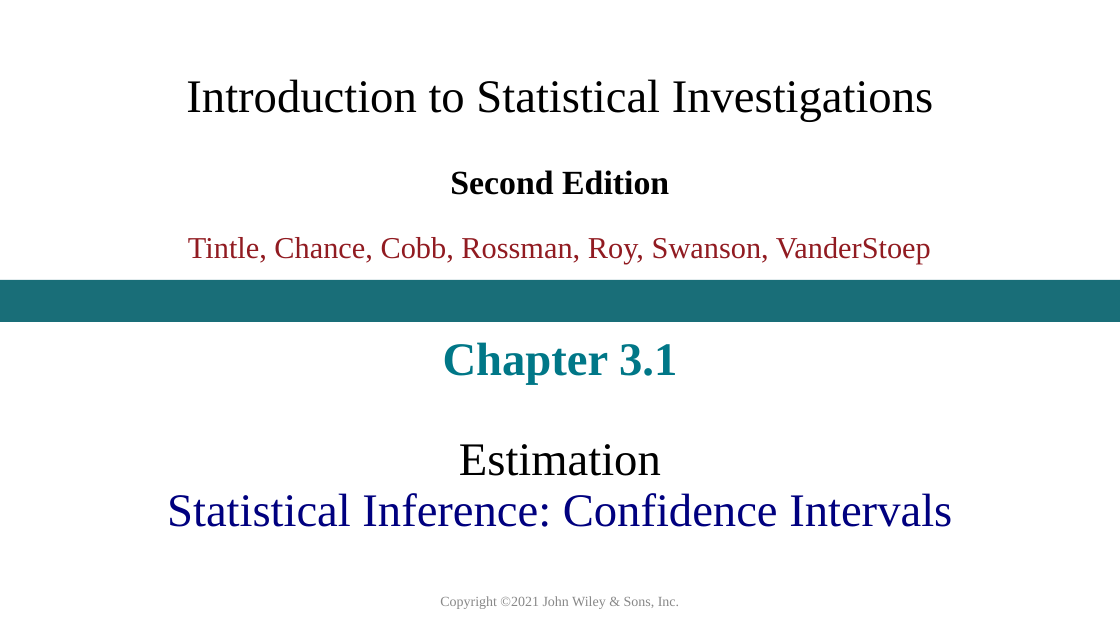
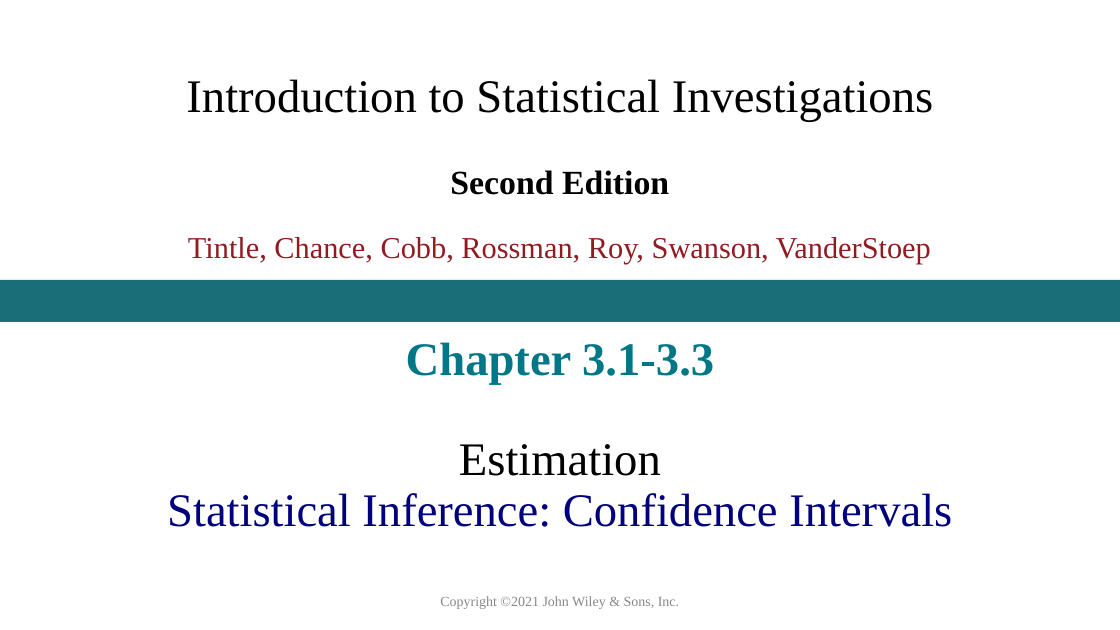
Before and after one commit to sroscoe2/MATH-104, a slide deck: slide 1 of Slides/Ch3.1-Roscoe26.pptx. Drawn at 1120x630 pixels with LibreOffice and Linux fonts; fonts in the diff are those of the drawing. Boxes give left, top, right and bottom in pixels: in the first picture for what was removed or moved away, otherwise in the second. Text is boxed around its words. In the diff, an @@ line names an element or a change of style, - is before the commit and + after.

```diff
--- a/Slides/Ch3.1-Roscoe26.pptx
+++ b/Slides/Ch3.1-Roscoe26.pptx
@@ text at <box>406,342,714,385</box>: text changed @@
-Chapter 3.1
+Chapter 3.1-3.3
```
Also in this commit, not shown: 1 other file.
